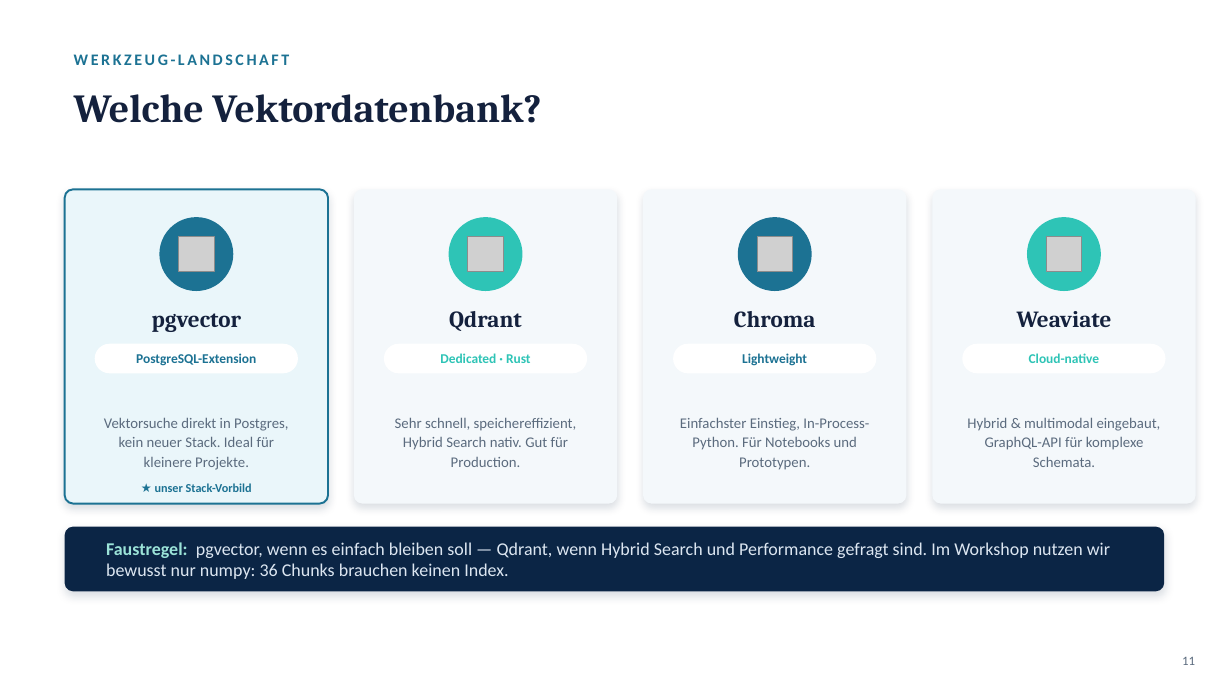
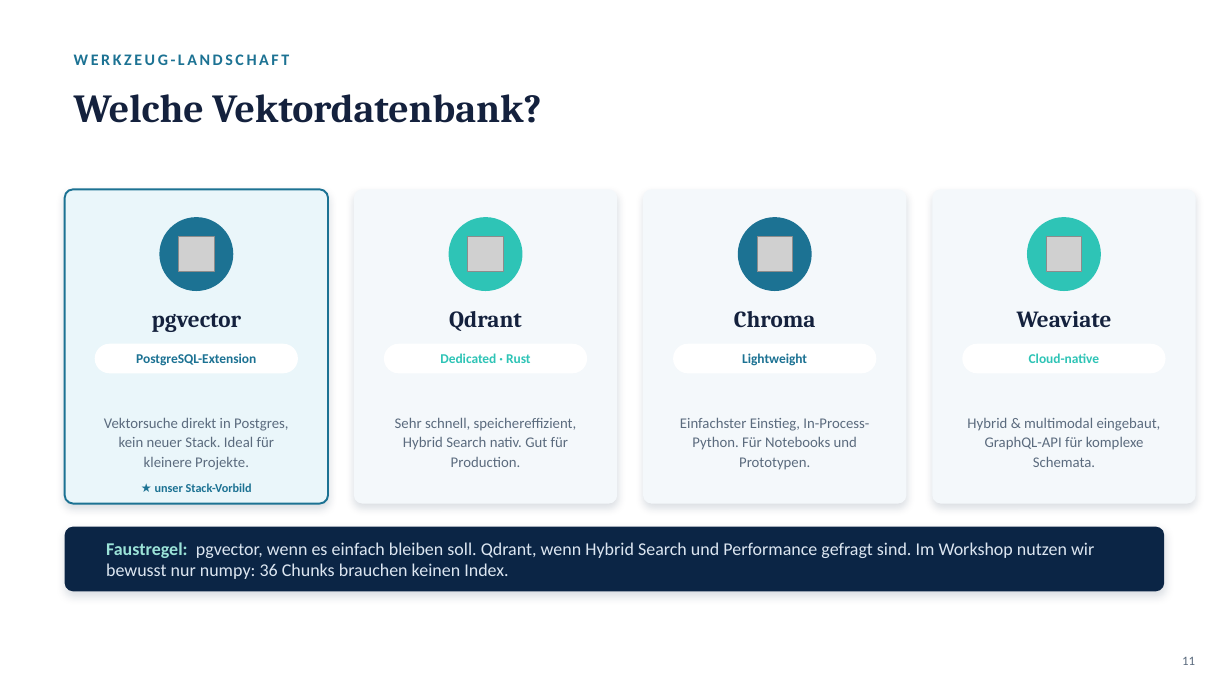
Before and after one commit to JBderLeuchtturm/nordlicht-workshop, a slide deck: slide 11 of RAG_Advanced_Folien.pptx. Drawn at 1232x693 pixels with LibreOffice and Linux fonts; fonts in the diff are those of the drawing; grey boxes stand for pictures. Boxes give left, top, right and bottom in pixels: in the first picture for what was removed or moved away, otherwise in the second. Text is boxed around its words. In the diff, an @@ line names an element or a change of style, - is before the commit and + after.

```diff
--- a/RAG_Advanced_Folien.pptx
+++ b/RAG_Advanced_Folien.pptx
@@ text at <box>106,542,1094,579</box>: text changed @@
-Faustregel: pgvector, wenn es einfach bleiben soll — Qdrant, wenn Hybrid Search und Performance gefragt sind. Im Workshop nutzen wir bewusst nur numpy: 36 Chunks brauchen keinen Index.
+Faustregel: pgvector, wenn es einfach bleiben soll. Qdrant, wenn Hybrid Search und Performance gefragt sind. Im Workshop nutzen wir bewusst nur numpy: 36 Chunks brauchen keinen Index.
```
Also in this commit, not shown: 29 other slides changed, 1 slide removed.
